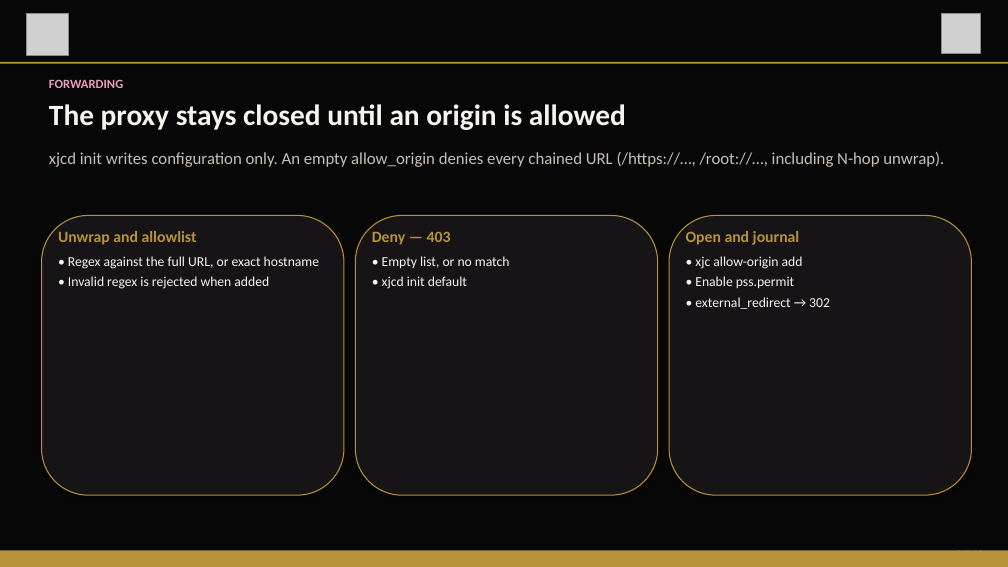
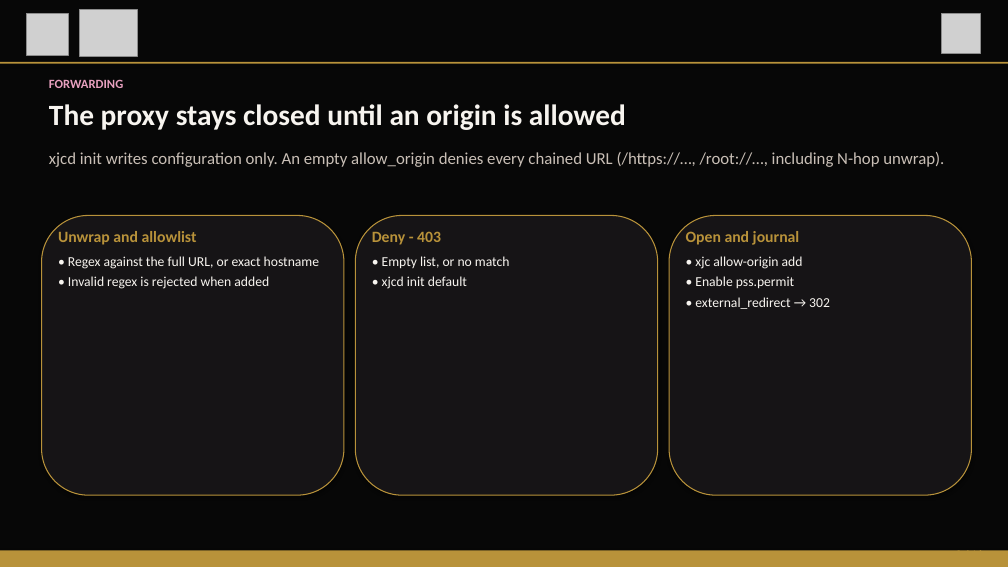
Before and after one commit to cern-eos/xrootd, a slide deck: slide 9 of docs/JournalCache-architecture-slides.pptx. Drawn at 1008x567 pixels with LibreOffice and Linux fonts; fonts in the diff are those of the drawing; grey boxes stand for pictures. Boxes give left, top, right and bottom in pixels: in the first picture for what was removed or moved away, otherwise in the second. Text is boxed around its words. In the diff, an @@ line names an element or a change of style, - is before the commit and + after.

```diff
--- a/docs/JournalCache-architecture-slides.pptx
+++ b/docs/JournalCache-architecture-slides.pptx
@@ picture added at (79, 9, 137, 56) @@
@@ text at (372, 231, 441, 245): text changed @@
-Deny — 403
+Deny - 403
```
Also in this commit, not shown: 15 other slides changed, 3 other files.
